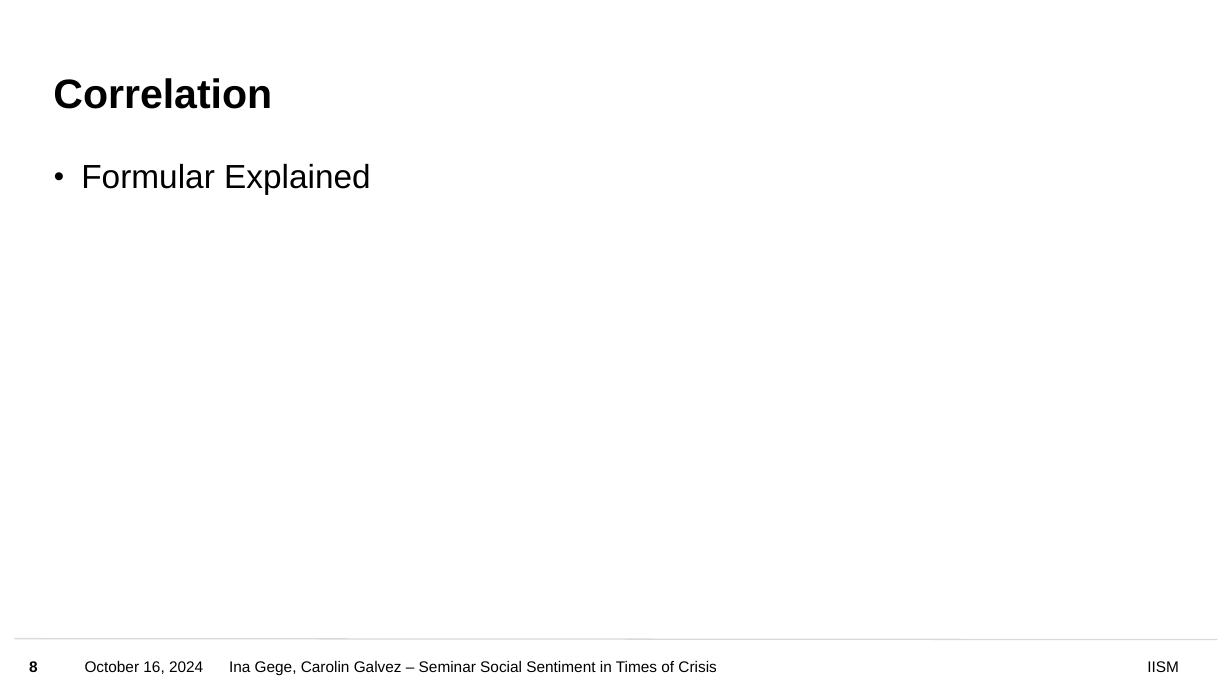
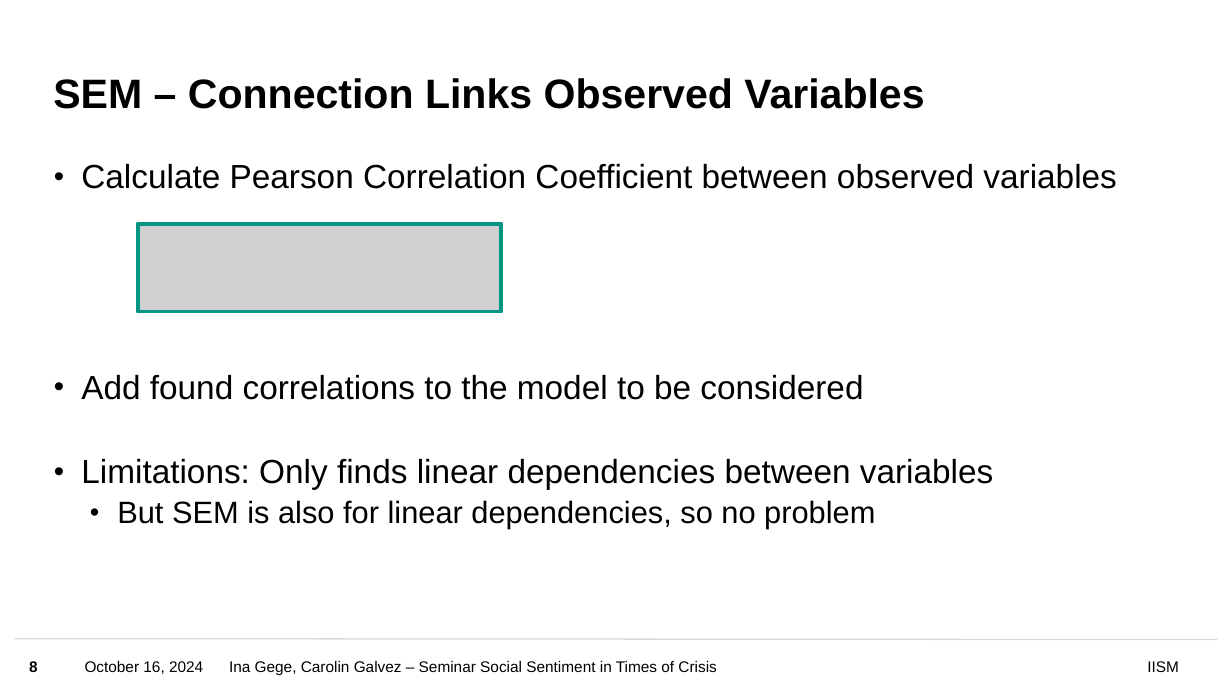
Before and after one commit to inagege/SeminarSocialSentimentInTimesOfCrisis, a slide deck: slide 8 of presentation/interim_presentation.pptx. Drawn at 1232x693 pixels with LibreOffice and Linux fonts; fonts in the diff are those of the drawing; grey boxes stand for pictures; background and template pictures are left out. Boxes give left, top, right and bottom in pixels: in the first picture for what was removed or moved away, otherwise in the second. Text is boxed around its words. In the diff, an @@ line names an element or a change of style, - is before the commit and + after.

```diff
--- a/presentation/interim_presentation.pptx
+++ b/presentation/interim_presentation.pptx
@@ title at (53, 78, 924, 109): text changed @@
-Correlation
+SEM – Connection Links Observed Variables
@@ text at (81, 163, 1116, 529): text changed @@
-• Formular Explained
+• Calculate Pearson Correlation Coefficient between observed variables
+• Add found correlations to the model to be considered
+• Limitations: Only finds linear dependencies between variables
+  • But SEM is also for linear dependencies, so no problem
@@ picture added at (138, 224, 502, 311) @@
```
Also in this commit, not shown: 6 other slides changed.
